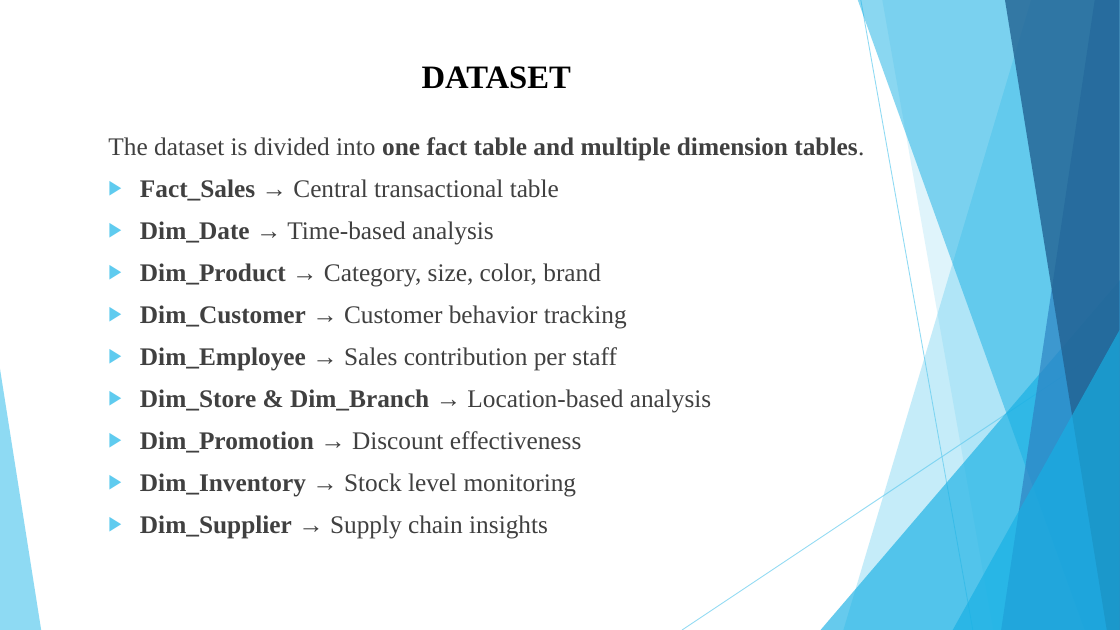
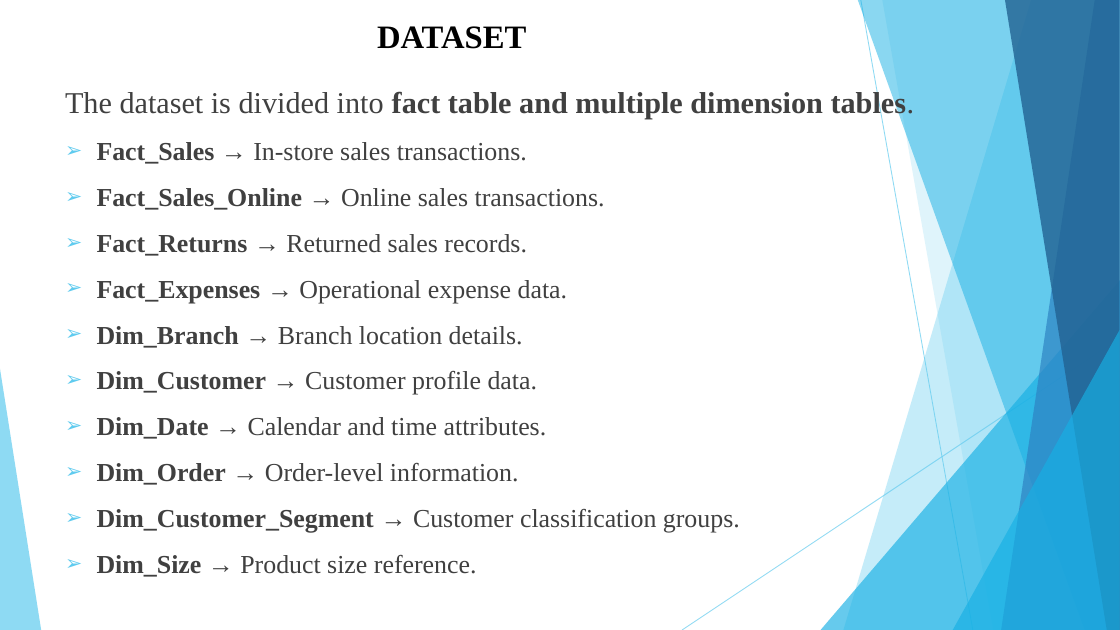
Before and after one commit to HemalaR/Smart-Analytics-For-Fashion-Sales, a slide deck: slide 9 of Smart Retail Analytics for Fashion Sales (1).pptx (slide 10 before the commit). Drawn at 1120x630 pixels with LibreOffice and Linux fonts; fonts in the diff are those of the drawing. Boxes give left, top, right and bottom in pixels: in the first picture for what was removed or moved away, otherwise in the second. Text is boxed around its words. In the diff, an @@ line names an element or a change of style, - is before the commit and + after.

```diff
--- a/Smart Retail Analytics for Fashion Sales (1).pptx
+++ b/Smart Retail Analytics for Fashion Sales (1).pptx
@@ text "DATASET": place and size @@
-text "DATASET" at [422, 66, 571, 89]
+text "DATASET" at [377, 26, 526, 49]
@@ text at [65, 90, 915, 577]: text changed; size 21.7 to 22.2 pt @@
-The dataset is divided into one fact table and multiple dimension tables.
-▶ Fact_Sales → Central transactional table
-▶ Dim_Date → Time-based analysis
-▶ Dim_Product → Category, size, color, brand
-▶ Dim_Customer → Customer behavior tracking
-▶ Dim_Employee → Sales contribution per staff
-▶ Dim_Store & Dim_Branch → Location-based analysis
-▶ Dim_Promotion → Discount effectiveness
-▶ Dim_Inventory → Stock level monitoring
-▶ Dim_Supplier → Supply chain insights
+The dataset is divided into fact table and multiple dimension tables.
+➢ Fact_Sales → In-store sales transactions.
+➢ Fact_Sales_Online → Online sales transactions.
+➢ Fact_Returns → Returned sales records.
+➢ Fact_Expenses → Operational expense data.
+➢ Dim_Branch → Branch location details.
+➢ Dim_Customer → Customer profile data.
+➢ Dim_Date → Calendar and time attributes.
+➢ Dim_Order → Order-level information.
+➢ Dim_Customer_Segment → Customer classification groups.
+➢ Dim_Size → Product size reference.
```
Also in this commit, not shown: 6 other slides changed, 20 slides added, 3 slides removed, 21 other files.
